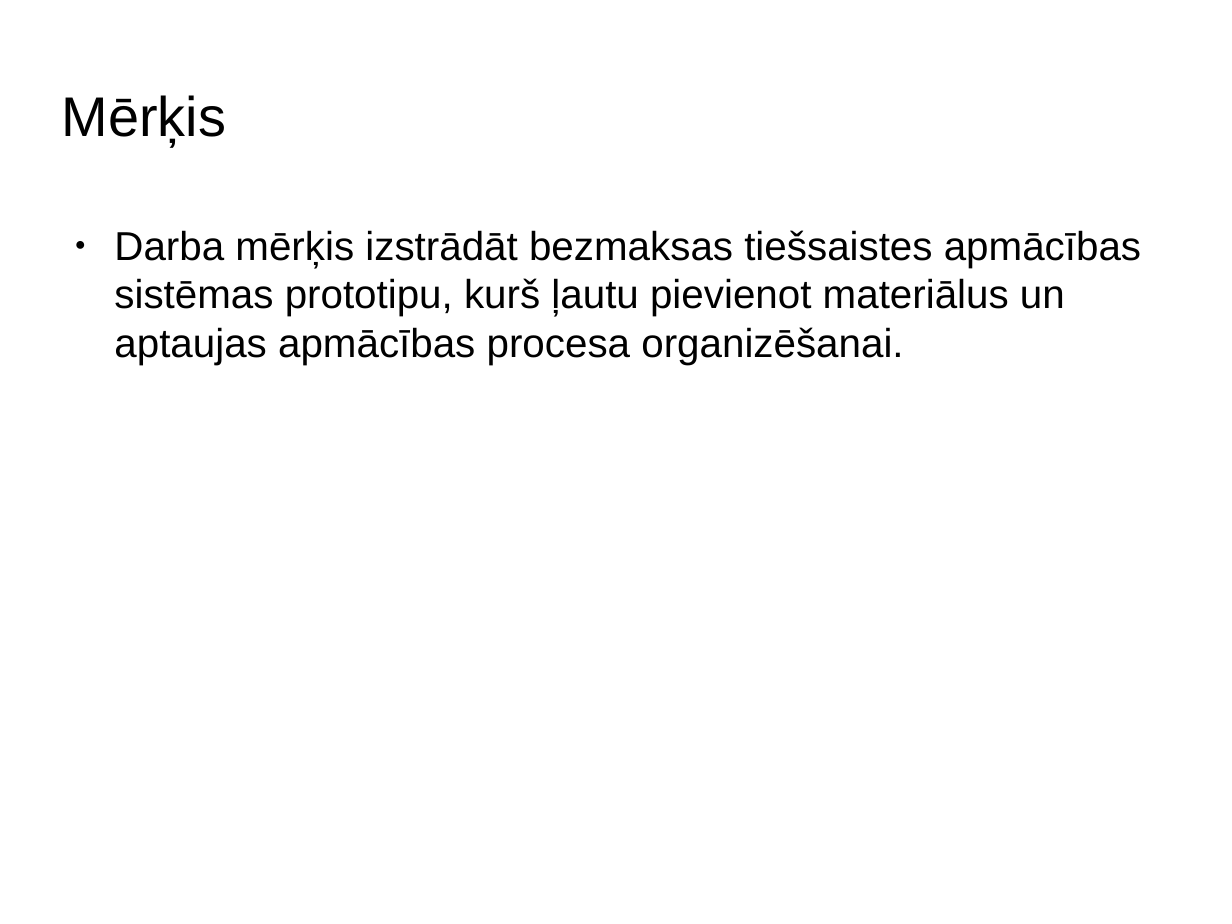
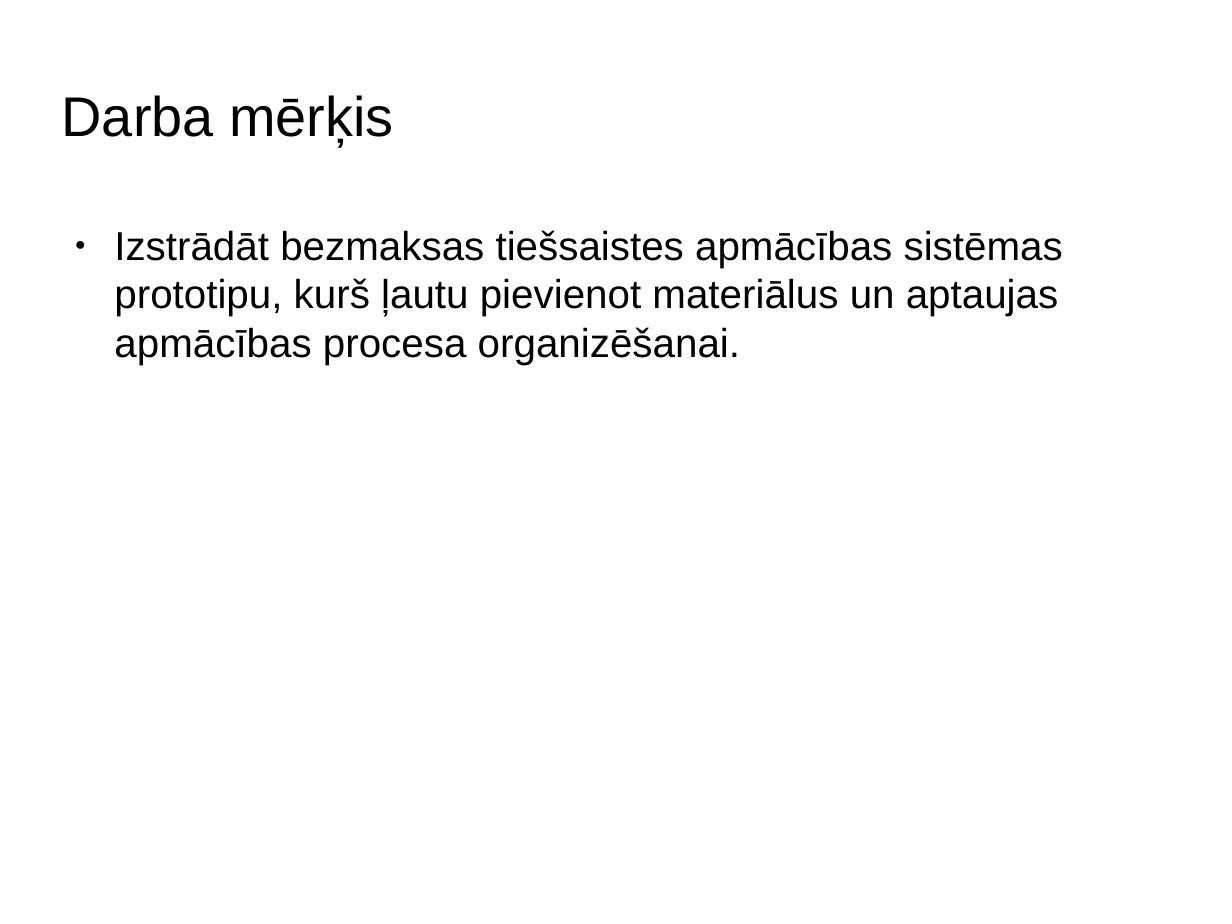
Before and after one commit to stabone/lore-parit, a slide deck: slide 3 of presentatio.odp. Drawn at 1232x924 pixels with LibreOffice and Linux fonts; fonts in the diff are those of the drawing; background and template pictures are left out. Boxes give left, top, right and bottom in pixels: in the first picture for what was removed or moved away, otherwise in the second. Text is boxed around its words. In the diff, an @@ line names an element or a change of style, - is before the commit and + after.

Commit message:
some updates

```diff
--- a/presentatio.odp
+++ b/presentatio.odp
@@ title at (62,95,393,146): text changed @@
-Mērķis
+Darba mērķis
@@ text at (114,230,1063,365): text changed @@
-● Darba mērķis izstrādāt bezmaksas tiešsaistes apmācības sistēmas prototipu, kurš ļautu pievienot materiālus un aptaujas apmācības procesa organizēšanai.
+● Izstrādāt bezmaksas tiešsaistes apmācības sistēmas prototipu, kurš ļautu pievienot materiālus un aptaujas apmācības procesa organizēšanai.
```
Also in this commit, not shown: 3 other slides changed, 5 slides added, 2 slides removed.
